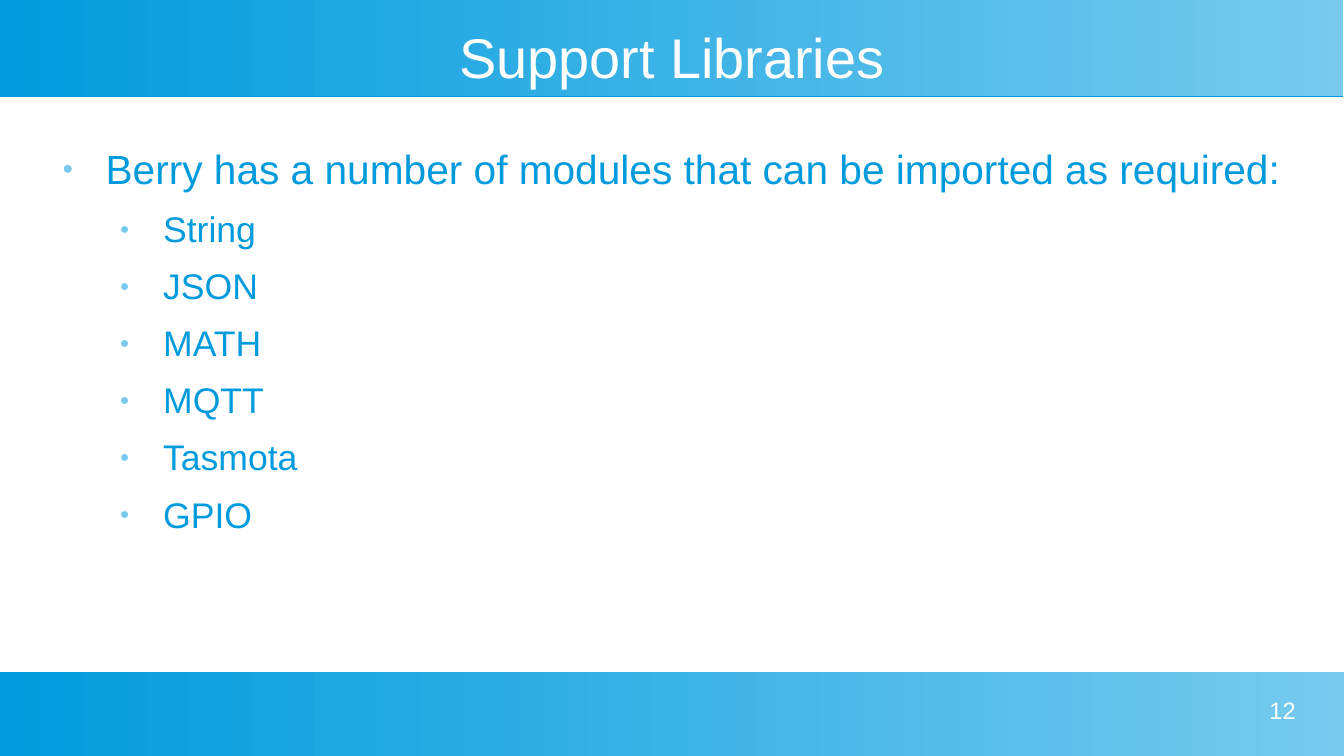
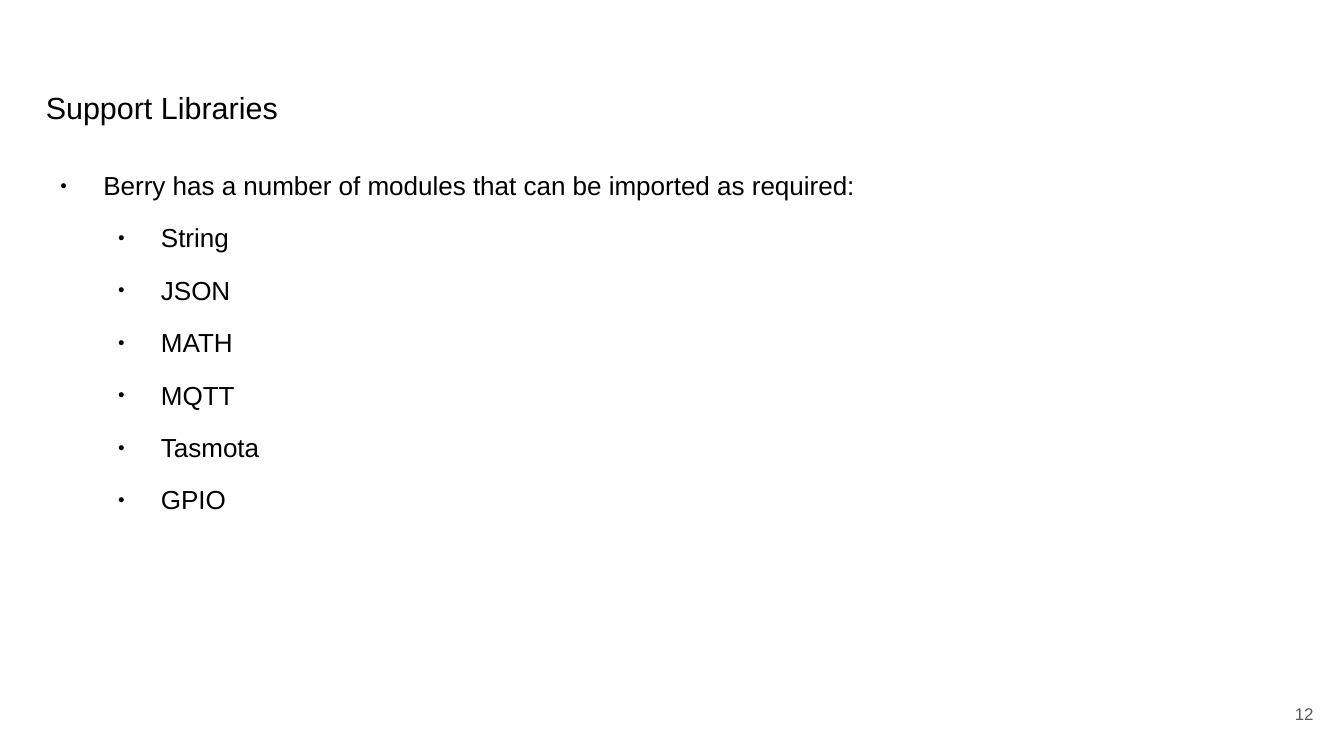
Before and after one commit to darrylb123/EO2024, a slide deck: slide 12 of EO2024-Tasmota+Berry.odp. Drawn at 1344x756 pixels with LibreOffice and Linux fonts; fonts in the diff are those of the drawing; background and template pictures are left out. Boxes give left, top, right and bottom in pixels: in the first picture for what was removed or moved away, otherwise in the second. Text is boxed around its words. In the diff, an @@ line names an element or a change of style, - is before the commit and + after.

```diff
--- a/EO2024-Tasmota+Berry.odp
+++ b/EO2024-Tasmota+Berry.odp
@@ rectangle removed at <box>0,0,1344,96</box> @@
@@ title "Support Libraries": place and size @@
-title "Support Libraries" at <box>459,37,884,88</box>
+title "Support Libraries" at <box>46,97,278,125</box>
@@ title "Support Libraries" at <box>46,97,278,125</box>: size 33 to 18 pt, text colour #FFFFFF to #000000; alignment centre to left @@
@@ text "Berry has a number of ...": place and size @@
-text "Berry has a number of ..." at <box>106,154,1279,529</box>
+text "Berry has a number of ..." at <box>103,176,855,510</box>
@@ text "Berry has a number of ..." at <box>103,176,855,510</box>: size 24 to 15.4 pt in "Berry has a number of modules that ..."; text colour #009BDD to #000000; size 21 to 15.4 pt in "String", "JSON", "MATH", "MQTT" and 2 more places; more space between paragraphs; bullet colour #77CAEE to #000000 @@
@@ rectangle removed at <box>0,672,1344,756</box> @@
@@ page number: place and size @@
-page number at <box>1269,702,1295,719</box>
+page number at <box>1295,708,1314,720</box>
@@ page number at <box>1295,708,1314,720</box>: size 14 to 10 pt, text colour #FFFFFF to #595959; vertical alignment top to middle @@
```
Also in this commit, not shown: 19 other slides changed.
